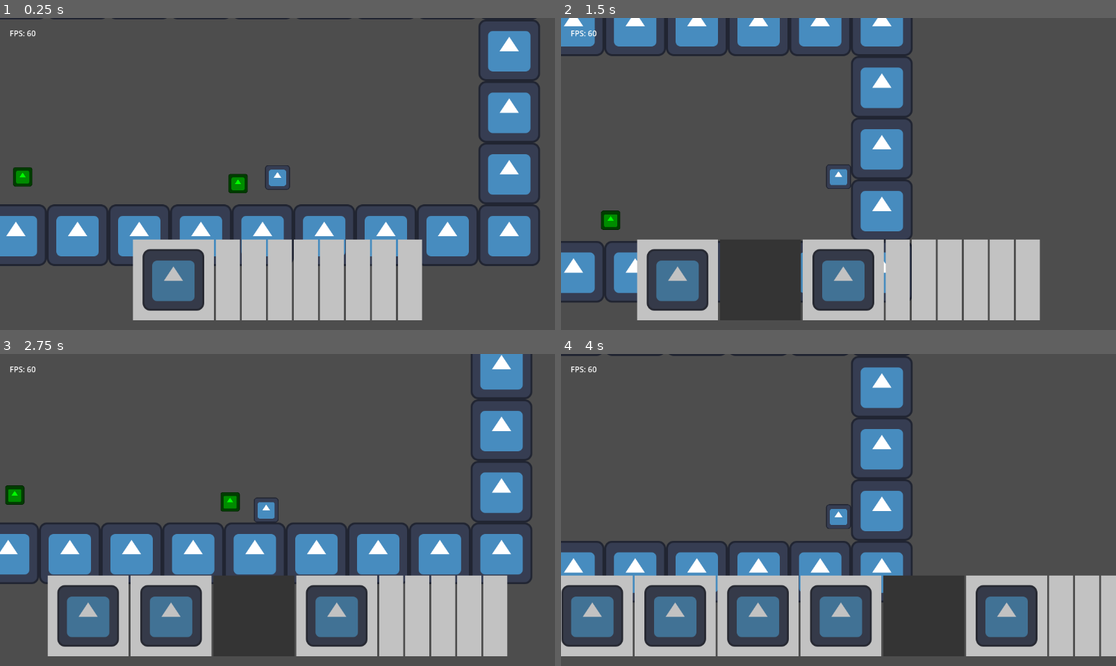
Above: before the commit, frames 1-4 (two rows, left to right).
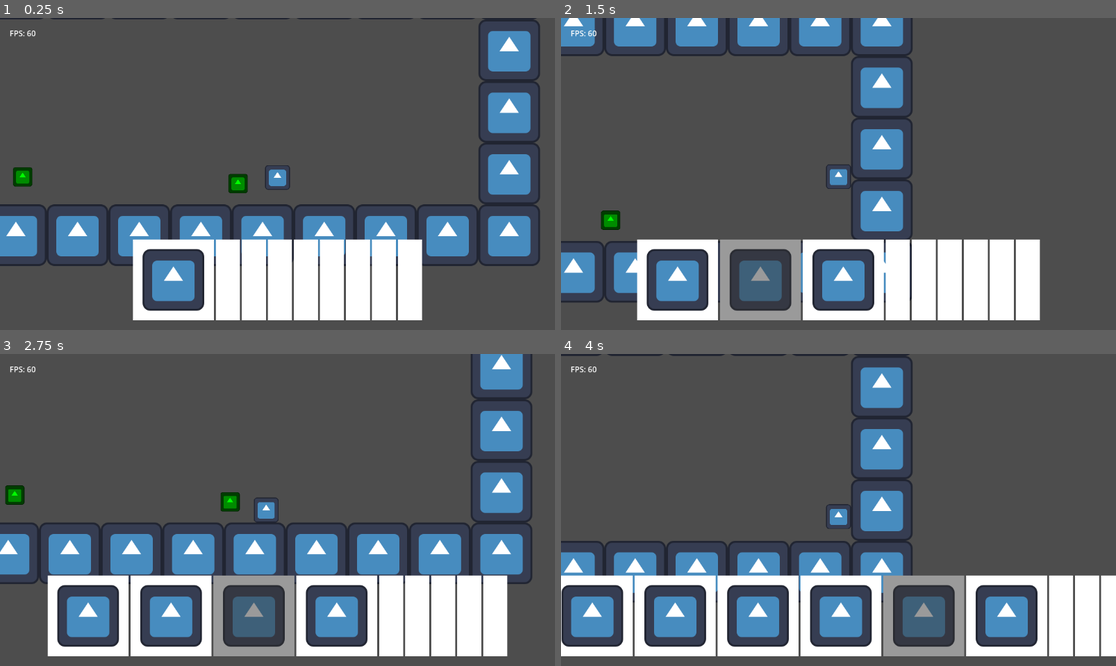
Above: after the commit, the same moments.

Repository: TheHumanMRP/RPG-Life-Tracker
Game: Godot game, scene res://Folders/Systems/Main/Scenes/main_scene.tscn
The game is run twice, just before and just after one commit, with the same random seed, the same clock (stepped at 60 frames per second) and the same inputs. The engine's default icon, where the game draws it, is replaced by a stand-in: a white triangle on a blue panel in a dark square.
Inputs (mouse positions are in pixels of both pictures, inside the frame that each line leads up to):
- Up to frame 1 (0.25 s): no input
- Up to frame 2 (1.5 s): move the mouse to (733, 280) at 0.52 s; hold D (move_right) from 0.53 s (still down); tap I (add_test_sword) at 0.6, 1.35 s; click (733, 280) at 0.67 s; tap Space (jump) at 0.77 s; move the mouse to (788, 280) at 1.27 s; click (788, 280) at 1.42 s
- Up to frame 3 (2.75 s): tap Space (jump) at 1.52 s; move the mouse to (283, 616) at 2.02 s; release D (move_right) at 2.03 s; hold A (move_left) from 2.03 s (still down); tap I (add_test_sword) at 2.1 s; click (283, 616) at 2.17 s
- Up to frame 4 (4 s): move the mouse to (899, 616) at 2.77 s; release A (move_left) at 2.78 s; hold D (move_right) from 2.78 s (still down); tap I (add_test_sword) at 2.85, 3.6 s; click (899, 616) at 2.92 s; tap Space (jump) at 3.02, 3.77 s; move the mouse to (949, 616) at 3.52 s; click (949, 616) at 3.67 s

The runs differ from the first frame. In frame 1, 12% of the frame differs, in the area x 23-77%, y 71-97%; in frame 2, 15%; in frame 3, 16%; in frame 4, 18%, in the area x 0-100%, y 71-97%.

Commit message:
Auto commit at 2026-07-05 22:14:30

Diff:
--- a/Folders/Systems/Inventory_System/Scripts/hotbar_slot.gd
+++ b/Folders/Systems/Inventory_System/Scripts/hotbar_slot.gd
@@ -35,11 +35,11 @@
 
 	if selected_slot_index == slot_index:
 		# Selected
-		selection_color_fade.color.a = 1
+		selection_color_fade.color.a = 0.5
 		return
 
 	# Unselected
-	selection_color_fade.color.a = 0.3
+	selection_color_fade.color.a = 0
 
 
 func assaign_item() -> void:
